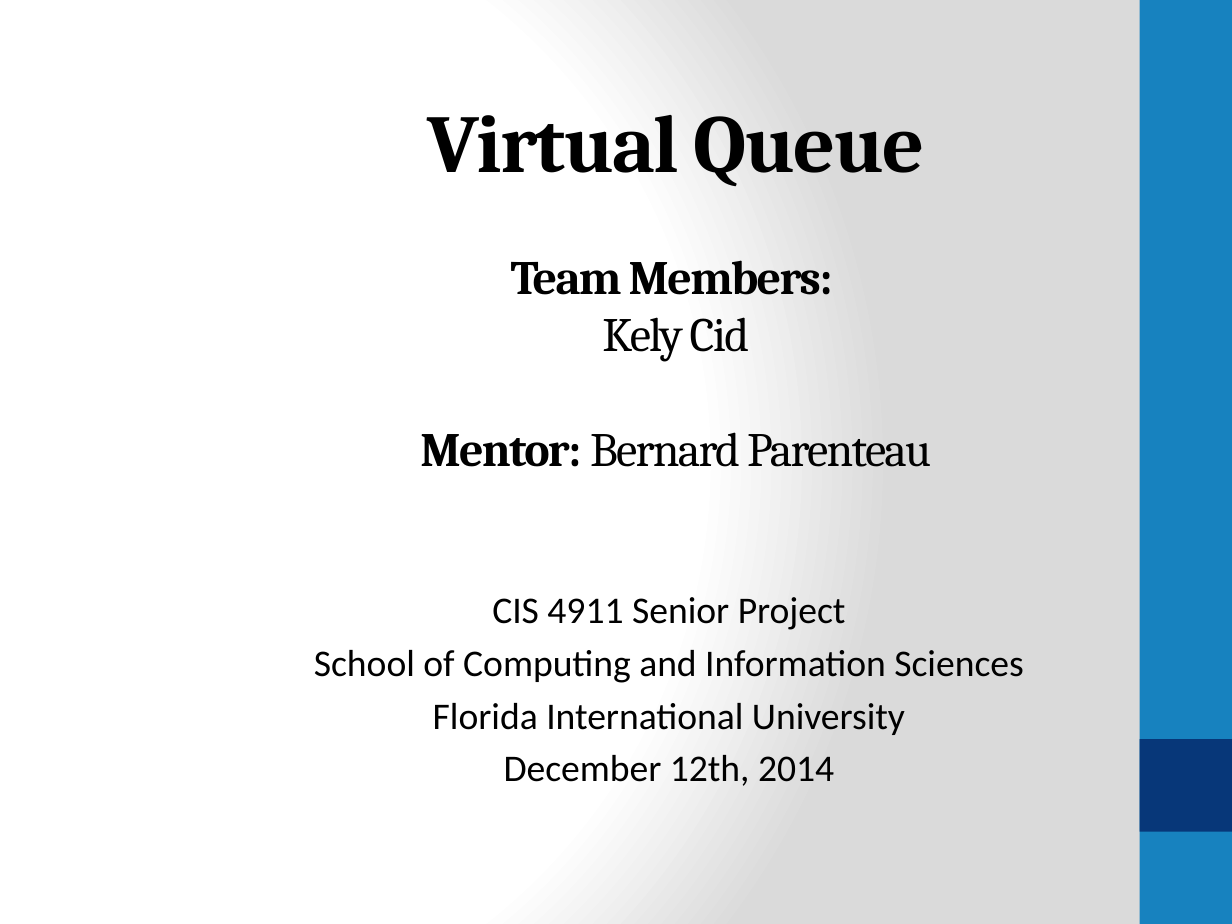
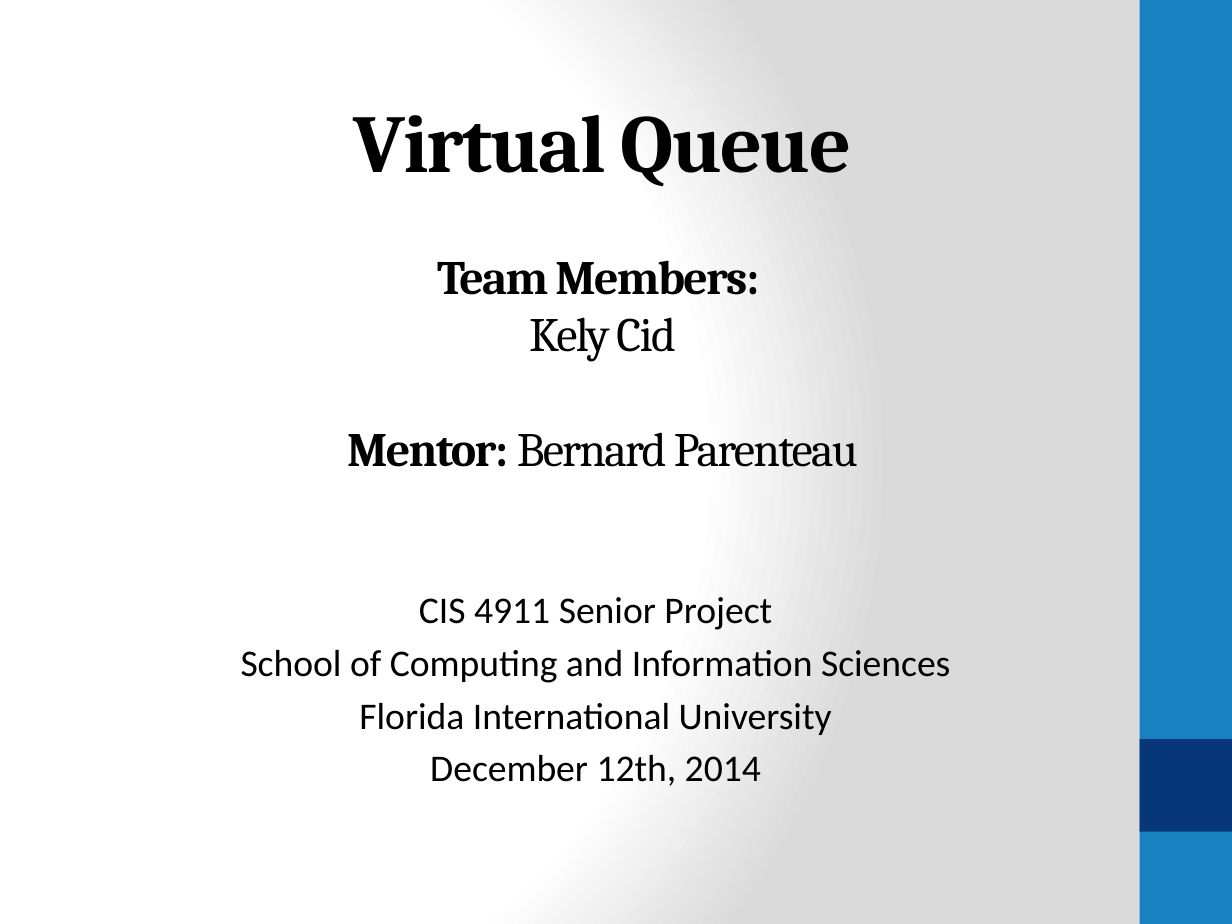
Before and after one commit to FIU-SCIS-Senior-Project-2014-Fall/Virtual-Queue, a slide deck: slide 1 of VQ/FinalPresentationSlides.pptx. Drawn at 1232x924 pixels with LibreOffice and Linux fonts; fonts in the diff are those of the drawing. Boxes give left, top, right and bottom in pixels: in the first picture for what was removed or moved away, otherwise in the second. Text is boxed around its words. In the diff, an @@ line names an element or a change of style, - is before the commit and + after.

```diff
--- a/VQ/FinalPresentationSlides.pptx
+++ b/VQ/FinalPresentationSlides.pptx
@@ title "Virtual Queue Team Members: Kely ..." moved from (x1=420, y1=115, x2=931, y2=467) to (x1=347, y1=115, x2=858, y2=467) @@
@@ subtitle "CIS 4911 Senior Project" moved from (x1=314, y1=597, x2=1023, y2=786) to (x1=241, y1=597, x2=950, y2=786) @@
```
Also in this commit, not shown: 3 other slides changed, 1 slide removed.
